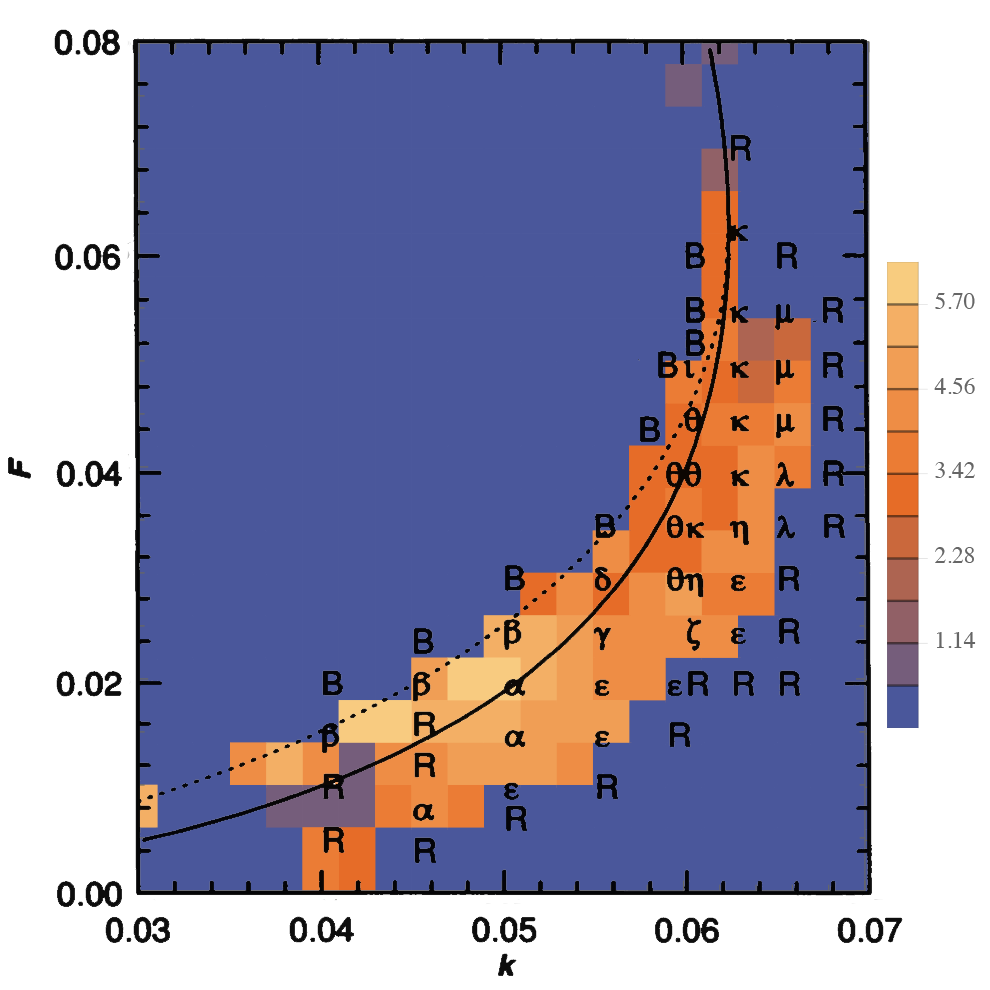
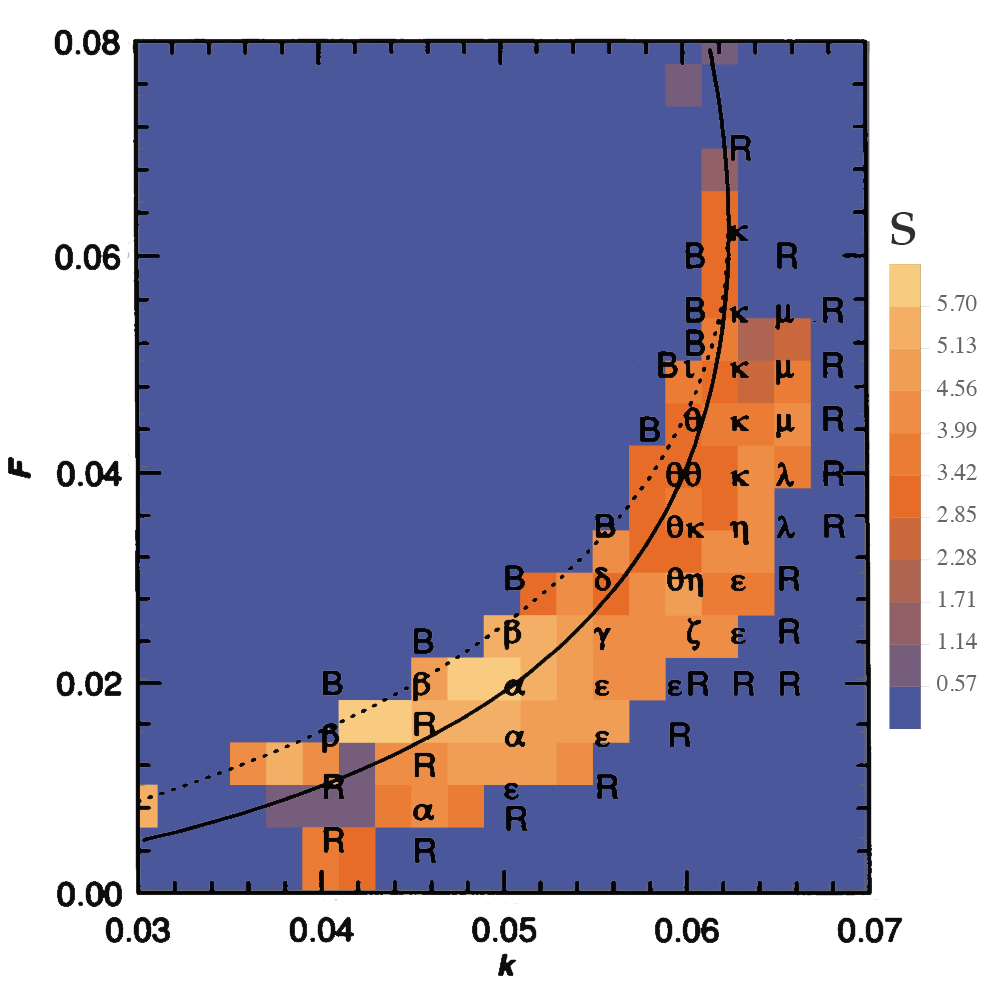
Before/after of a 990x990 layered artwork. What changed in the layer stack:
renamed "legend" to "V144_fk_entropylegend", moved it above "entropymap2", painted on it over bbox(887, 261, 977, 730)
added layer "s" above "entropymap" over bbox(891, 212, 916, 245)
